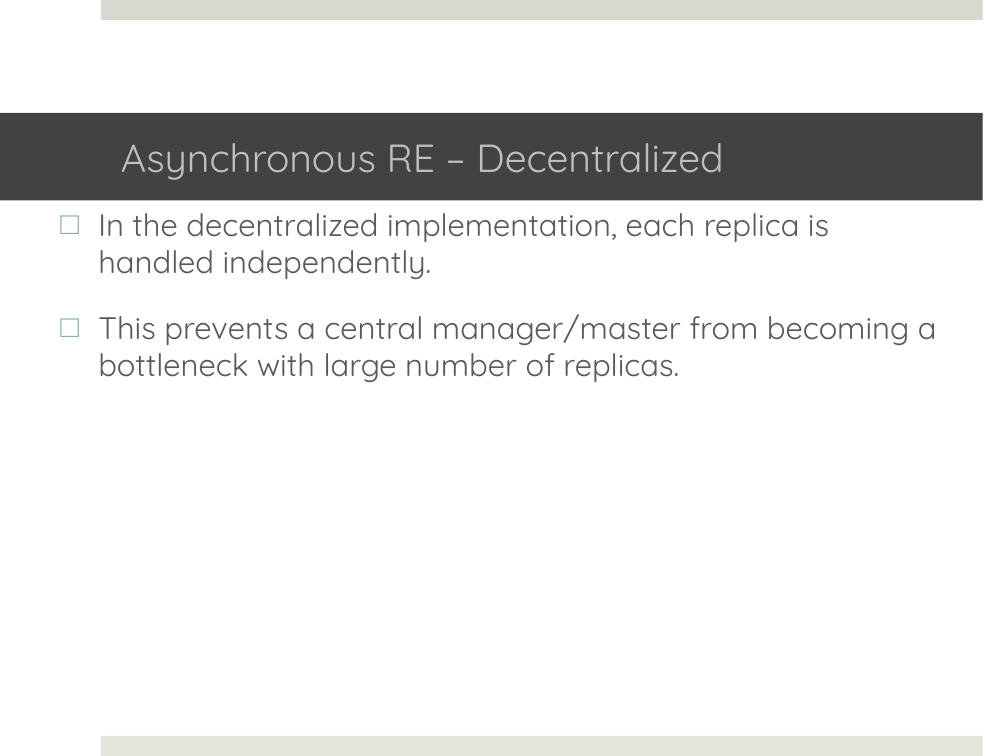
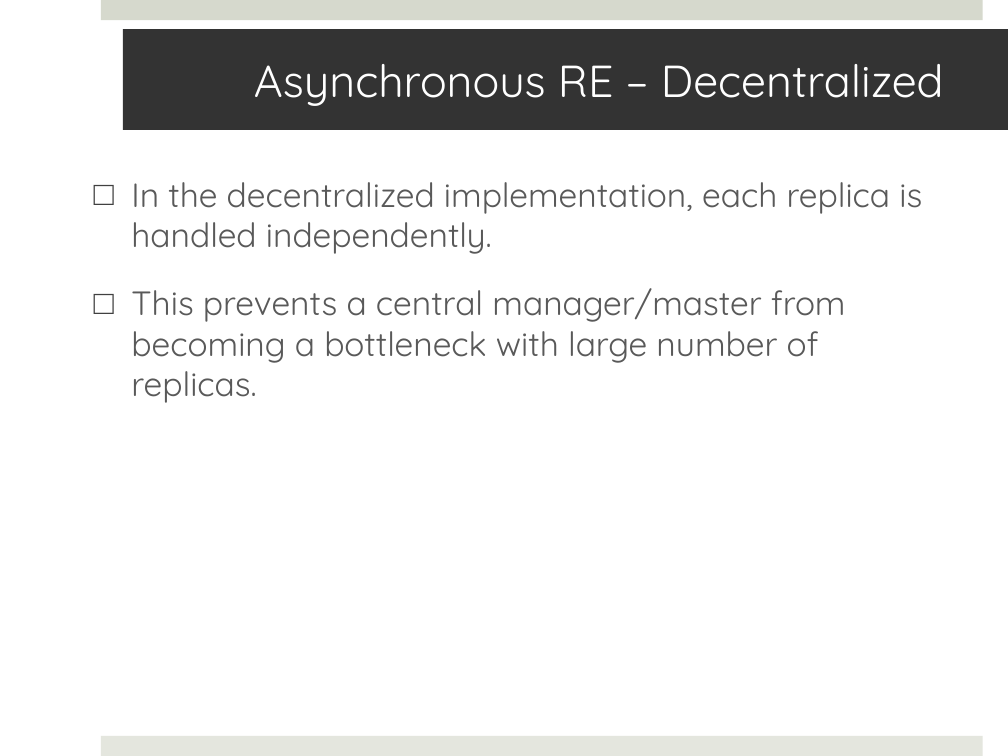
Before and after one commit to saga-project/saga-cpp-legacy-projects, a slide deck: slide 12 of papers/async-re/data/RE.pptx. Drawn at 1008x756 pixels with LibreOffice and Linux fonts; fonts in the diff are those of the drawing; background and template pictures are left out. Boxes give left, top, right and bottom in pixels: in the first picture for what was removed or moved away, otherwise in the second. Text is boxed around its words. In the diff, an @@ line names an element or a change of style, - is before the commit and + after.

```diff
--- a/papers/async-re/data/RE.pptx
+++ b/papers/async-re/data/RE.pptx
@@ title "Asynchronous RE – Decentralized": place and size @@
-title "Asynchronous RE – Decentralized" at box(0, 113, 983, 201)
+title "Asynchronous RE – Decentralized" at box(123, 29, 1008, 130)
@@ title "Asynchronous RE – Decentralized" at box(123, 29, 1008, 130): size 28 to 32 pt, text colour #BFBFBF to #FFFFFF; fill #424242 to #333333 @@
@@ text "In the decentralized implementation, each ...": place and size @@
-text "In the decentralized implementation, each ..." at box(98, 213, 937, 382)
+text "In the decentralized implementation, each ..." at box(131, 182, 922, 403)
@@ text "In the decentralized implementation, each ..." at box(131, 182, 922, 403): size 22.2 to 24 pt; bullet colour #8BACBD to #404040 @@
```
Also in this commit, not shown: 21 other slides changed.
